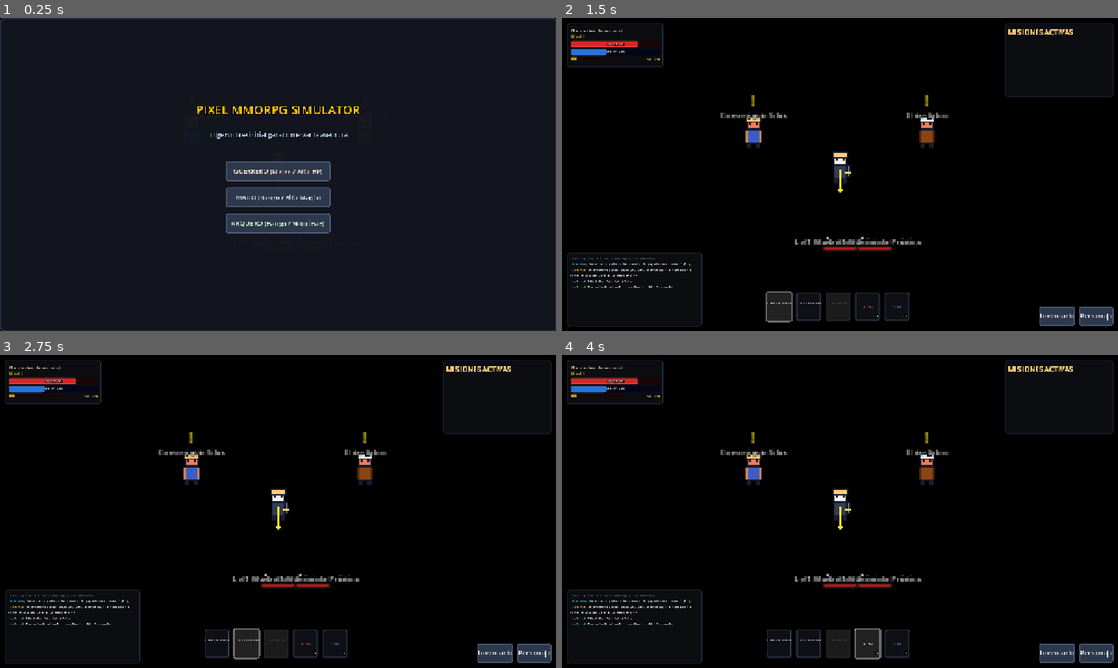
Above: before the commit, frames 1-4 (two rows, left to right).
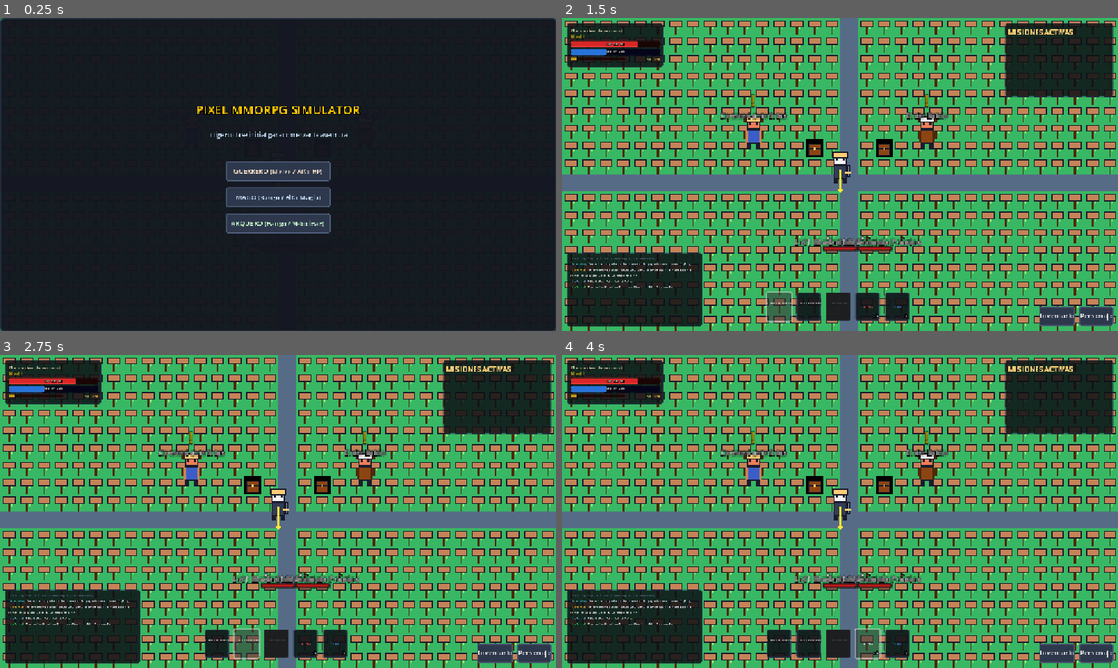
Above: after the commit, the same moments.

Repository: MeaCore-Enterprise/MeaCoreQuest
Game: Godot game, scene res://scenes/world/MainGame.tscn
The game is run twice, just before and just after one commit, with the same random seed, the same clock (stepped at 60 frames per second) and the same inputs.
Inputs:
- Up to frame 1 (0.25 s): no input
- Up to frame 2 (1.5 s): click "GUERRERO (Melee / Alto HP)" at 0.5 s; click "1: Ataque Básico" at 1.25 s
- Up to frame 3 (2.75 s): click "2: Golpe Heroico" at 2 s
- Up to frame 4 (4 s): click "3: Bloqueado" at 2.75 s; click "4: HP" at 3.5 s

The runs differ from the first frame. In frame 1, less than 0.1% of the frame differs, in the area x 0-100%, y 0-100%; in frame 2, 93%; in frame 3, 93%; in frame 4, 93%.

Commit message:
fix: restore original game code, fix target setter recursion, add DungeonManager autoload

Diff:
--- a/project.godot
+++ b/project.godot
@@ -20,6 +20,7 @@
 GameManager="*res://scripts/GameManager.gd"
 SoundManager="*res://scripts/SoundManager.gd"
 InputSetup="*res://scripts/InputSetup.gd"
+DungeonManager="*res://scripts/DungeonManager.gd"
 
 [display]
 
--- a/scripts/GameManager.gd
+++ b/scripts/GameManager.gd
@@ -33,10 +33,12 @@
 var current_combo: int = 0
 
 # Target System
+var _target: Node = null
 var target: Node = null :
+	get(): return _target
 	set(val):
-		target = val
-		target_changed.emit(target)
+		_target = val
+		target_changed.emit(_target)
 
 # Skills List
 var skills: Array = []
Binary file changed: assets/tileset.png
